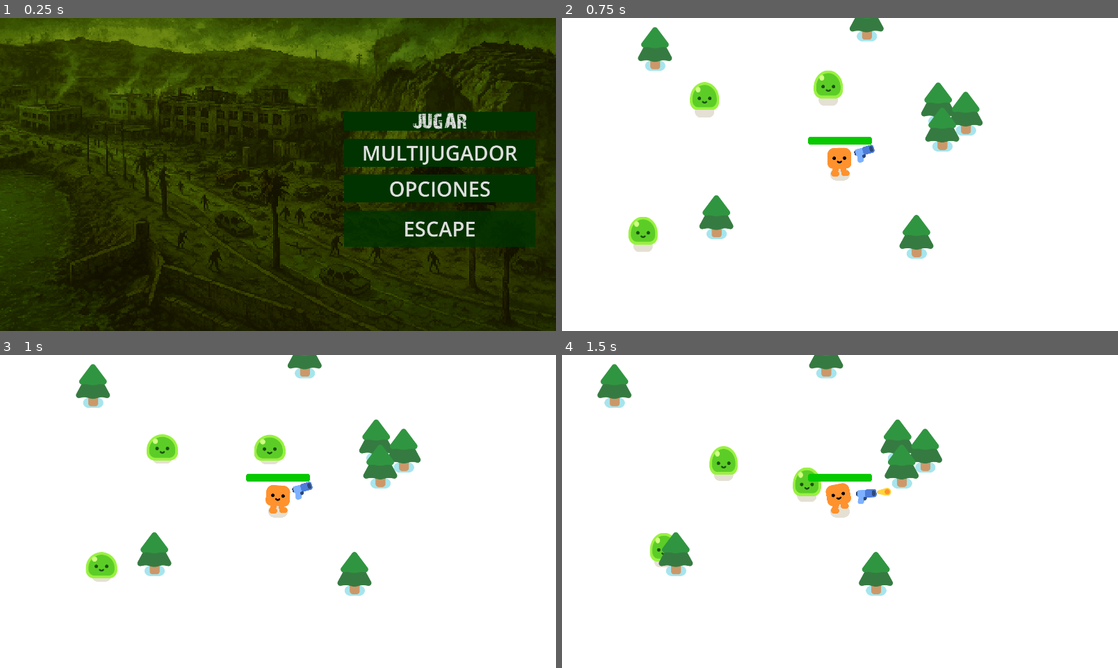
Above: before the commit, frames 1-4 (two rows, left to right).
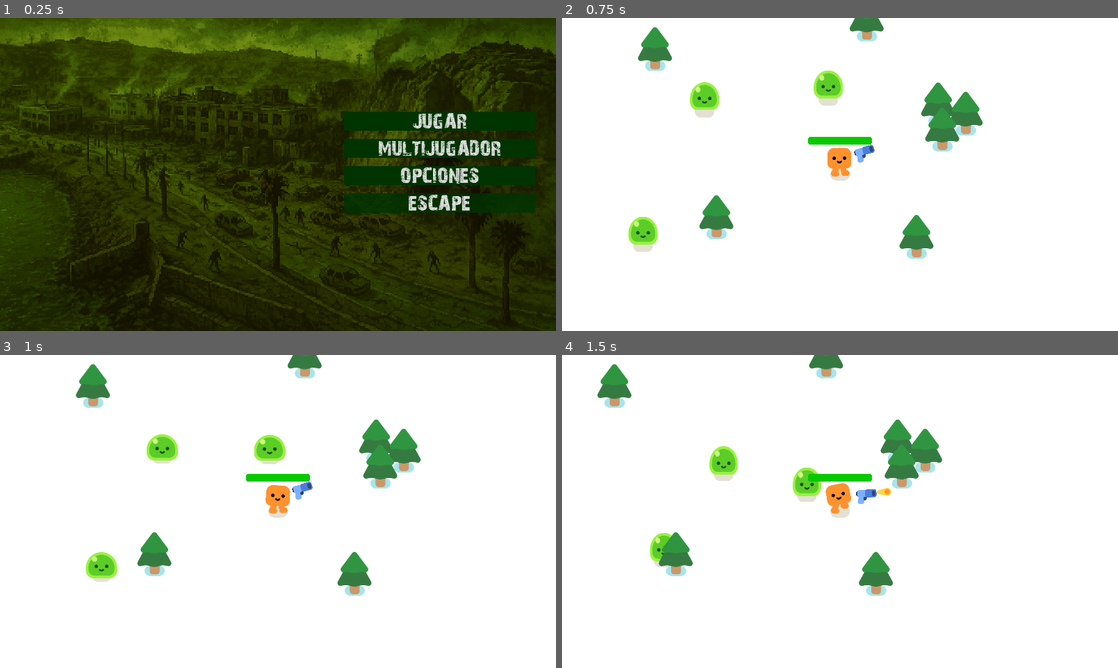
Above: after the commit, the same moments.

Repository: catasardina/Proyecto-Programacion-Avanzada
Game: Godot game, scene res://menu.tscn
Same seed, same stepped clock (60 frames per second), same inputs: the game is played once before the commit and once after it.
Inputs (mouse positions are in pixels of both pictures, inside the frame that each line leads up to):
- Up to frame 1 (0.25 s): no input
- Up to frame 2 (0.75 s): click "JUGAR" at 0.5 s
- Up to frame 3 (1 s): no input
- Up to frame 4 (1.5 s): move the mouse to (962, 495) at 1.27 s; hold D (move_right) from 1.28 s (still down); click (962, 495) at 1.35 s

The runs differ from the first frame. In frame 1, 7.7% of the frame differs, in the area x 61-97%, y 38-74%; in frame 2, nothing differs; in frame 3, nothing differs; in frame 4, nothing differs.

Commit message:
menu
fuente botones menu

Diff:
--- a/menu.tscn
+++ b/menu.tscn
@@ -52,6 +52,8 @@
 anchor_top = 0.299074
 anchor_right = 0.963021
 anchor_bottom = 0.732407
+offset_right = -0.000244141
+offset_bottom = -117.0
 grow_horizontal = 0
 grow_vertical = 2
 theme_override_constants/separation = 28
@@ -67,12 +69,14 @@
 
 [node name="MULTI" type="Button" parent="VBoxContainer"]
 layout_mode = 2
+theme_override_fonts/font = ExtResource("2_ytr4m")
 theme_override_font_sizes/font_size = 70
 theme_override_styles/normal = SubResource("StyleBoxFlat_lti8b")
 text = "MULTIJUGADOR"
 
 [node name="OP" type="Button" parent="VBoxContainer"]
 layout_mode = 2
+theme_override_fonts/font = ExtResource("2_ytr4m")
 theme_override_font_sizes/font_size = 70
 theme_override_styles/normal = SubResource("StyleBoxFlat_mae5d")
 text = "OPCIONES"
@@ -81,6 +85,7 @@
 layout_mode = 2
 size_flags_vertical = 15
 mouse_filter = 1
+theme_override_fonts/font = ExtResource("2_ytr4m")
 theme_override_font_sizes/font_size = 70
 theme_override_styles/normal = SubResource("StyleBoxFlat_4hy44")
 text = "ESCAPE"
